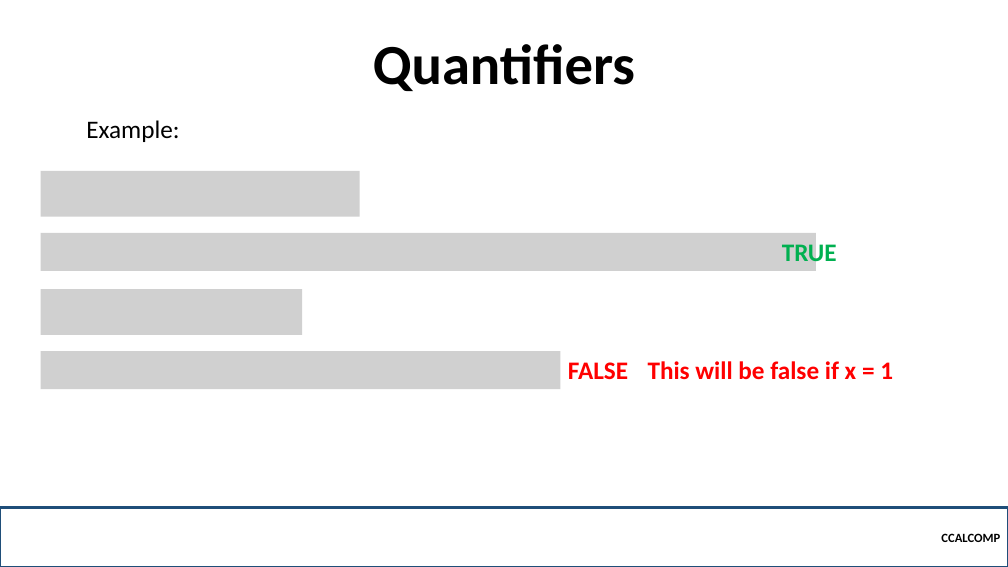
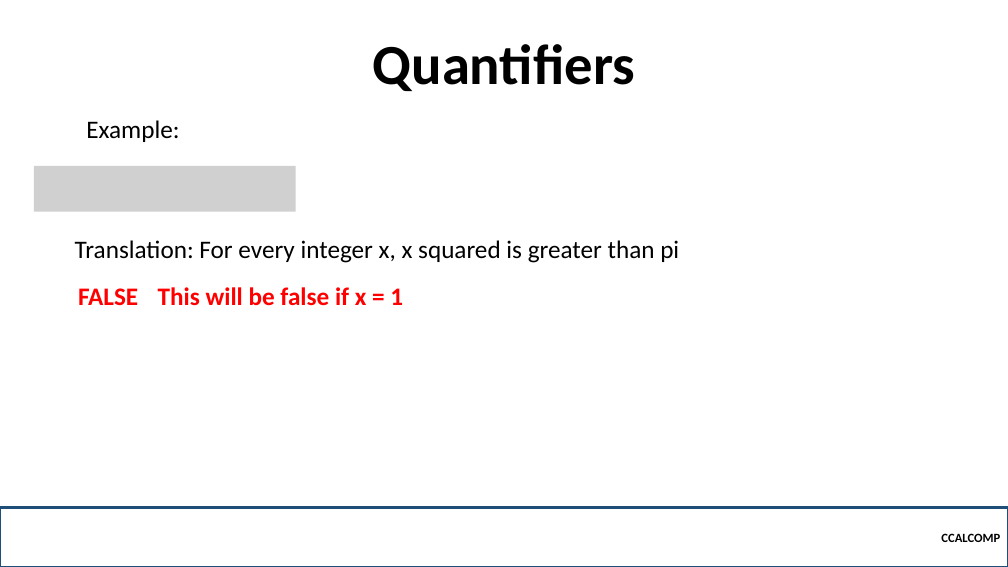
Before and after one commit to robitussin/CCALCOMP, a slide deck: slide 22 of Week 3 - Proofs/Logic.pptx (slide 12 before the commit). Drawn at 1008x567 pixels with LibreOffice and Linux fonts; fonts in the diff are those of the drawing; grey boxes stand for pictures; background and template pictures are left out. Boxes give left, top, right and bottom in pixels: in the first picture for what was removed or moved away, otherwise in the second. Text is boxed around its words. In the diff, an @@ line names an element or a change of style, - is before the commit and + after.

```diff
--- a/Week 3 - Proofs/Logic.pptx
+++ b/Week 3 - Proofs/Logic.pptx
@@ picture: place and size @@
-picture at bbox=[41, 171, 360, 217]
+picture at bbox=[34, 166, 296, 212]
@@ picture removed at bbox=[41, 233, 817, 271] @@
@@ text added at bbox=[75, 240, 679, 263], 24 pt, text #000000 @@
+  Translation: For every integer x, x squared is greater than pi
@@ text removed at bbox=[782, 241, 837, 268] @@
-TRUE
@@ picture removed at bbox=[41, 289, 302, 335] @@
@@ text "FALSE": place and size @@
-text "FALSE" at bbox=[568, 362, 628, 379]
+text "FALSE" at bbox=[78, 288, 138, 305]
@@ text "This will be false if ...": place and size @@
-text "This will be false if ..." at bbox=[648, 361, 893, 380]
+text "This will be false if ..." at bbox=[158, 287, 403, 306]
@@ picture removed at bbox=[41, 351, 561, 389] @@
```
Also in this commit, not shown: 6 other slides changed, 11 slides added, 1 other file.
